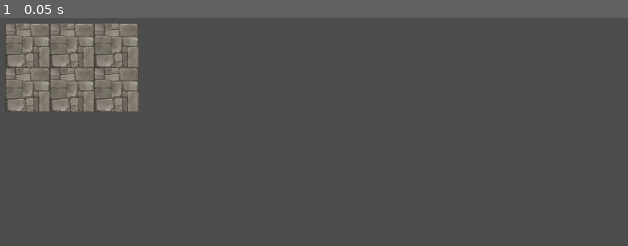
Above: before the commit, frame 1.
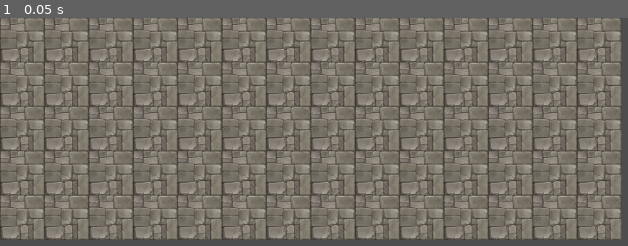
Above: after the commit, the same moment.

Repository: Sogrief/stairs
Game: Godot game, scene res://scenes/stairs/stair.tscn
The game is run twice, just before and just after one commit, with the same random seed, the same clock (stepped at 60 frames per second) and the same inputs. The project has no main scene, so this scene is started directly.
Inputs:
- Up to frame 1 (0.05 s): no input

The runs differ from the first frame. In frame 1, 78% of the frame differs, in the area x 0-99%, y 0-98%.

Commit message:
ajout des collisions au tileset

Diff:
--- a/scenes/stairs/stair.tscn
+++ b/scenes/stairs/stair.tscn
@@ -5,24 +5,59 @@
 [sub_resource type="TileSetAtlasSource" id="TileSetAtlasSource_7q0cc"]
 texture = ExtResource("1_fq07o")
 texture_region_size = Vector2i(64, 64)
+1:0/0 = 0
+1:0/0/physics_layer_0/linear_velocity = Vector2(0, 0)
+1:0/0/physics_layer_0/angular_velocity = 0.0
+2:0/0 = 0
+2:0/0/physics_layer_0/linear_velocity = Vector2(0, 0)
+2:0/0/physics_layer_0/angular_velocity = 0.0
+3:0/0 = 0
+3:0/0/physics_layer_0/linear_velocity = Vector2(0, 0)
+3:0/0/physics_layer_0/angular_velocity = 0.0
+0:1/0 = 0
+0:1/0/physics_layer_0/linear_velocity = Vector2(0, 0)
+0:1/0/physics_layer_0/angular_velocity = 0.0
+1:1/0 = 0
+1:1/0/physics_layer_0/linear_velocity = Vector2(0, 0)
+1:1/0/physics_layer_0/angular_velocity = 0.0
+2:1/0 = 0
+2:1/0/physics_layer_0/linear_velocity = Vector2(0, 0)
+2:1/0/physics_layer_0/angular_velocity = 0.0
+3:1/0 = 0
+3:1/0/physics_layer_0/linear_velocity = Vector2(0, 0)
+3:1/0/physics_layer_0/angular_velocity = 0.0
+0:2/0 = 0
+0:2/0/physics_layer_0/linear_velocity = Vector2(0, 0)
+0:2/0/physics_layer_0/angular_velocity = 0.0
+1:2/0 = 0
+1:2/0/physics_layer_0/linear_velocity = Vector2(0, 0)
+1:2/0/physics_layer_0/angular_velocity = 0.0
+2:2/0 = 0
+2:2/0/physics_layer_0/linear_velocity = Vector2(0, 0)
+2:2/0/physics_layer_0/angular_velocity = 0.0
+3:2/0 = 0
+3:2/0/physics_layer_0/linear_velocity = Vector2(0, 0)
+3:2/0/physics_layer_0/angular_velocity = 0.0
+0:3/0 = 0
+0:3/0/physics_layer_0/linear_velocity = Vector2(0, 0)
+0:3/0/physics_layer_0/angular_velocity = 0.0
+1:3/0 = 0
+1:3/0/physics_layer_0/linear_velocity = Vector2(0, 0)
+1:3/0/physics_layer_0/angular_velocity = 0.0
+2:3/0 = 0
+2:3/0/physics_layer_0/linear_velocity = Vector2(0, 0)
+2:3/0/physics_layer_0/angular_velocity = 0.0
+3:3/0 = 0
+3:3/0/physics_layer_0/linear_velocity = Vector2(0, 0)
+3:3/0/physics_layer_0/angular_velocity = 0.0
 0:0/0 = 0
-1:0/0 = 0
-2:0/0 = 0
-3:0/0 = 0
-0:1/0 = 0
-1:1/0 = 0
-2:1/0 = 0
-3:1/0 = 0
-0:2/0 = 0
-1:2/0 = 0
-2:2/0 = 0
-3:2/0 = 0
-0:3/0 = 0
-1:3/0 = 0
-2:3/0 = 0
-3:3/0 = 0
+0:0/0/physics_layer_0/linear_velocity = Vector2(0, 0)
+0:0/0/physics_layer_0/angular_velocity = 0.0
+0:0/0/physics_layer_0/polygon_0/points = PackedVector2Array(-32, -32, 32, -32, 32, 32, -32, 32)
 
 [sub_resource type="TileSet" id="TileSet_3do0n"]
+tile_size = Vector2i(64, 64)
+physics_layer_0/collision_layer = 1
 sources/1 = SubResource("TileSetAtlasSource_7q0cc")
 
 [node name="Stairs" type="Node2D"]
@@ -30,4 +65,4 @@
 [node name="TileMap" type="TileMap" parent="."]
 tile_set = SubResource("TileSet_3do0n")
 format = 2
-layer_0/tile_data = PackedInt32Array(131074, 1, 0, 131078, 1, 0, 131082, 1, 0, 393218, 1, 0, 393222, 1, 0, 393226, 1, 0)
+layer_0/tile_data = PackedInt32Array(0, 1, 0, 65536, 1, 0, 131072, 1, 0, 196608, 1, 0, 262144, 1, 0, 1, 1, 0, 65537, 1, 0, 131073, 1, 0, 196609, 1, 0, 262145, 1, 0, 2, 1, 0, 65538, 1, 0, 131074, 1, 0, 196610, 1, 0, 262146, 1, 0, 3, 1, 0, 65539, 1, 0, 131075, 1, 0, 196611, 1, 0, 262147, 1, 0, 4, 1, 0, 65540, 1, 0, 131076, 1, 0, 196612, 1, 0, 262148, 1, 0, 5, 1, 0, 65541, 1, 0, 131077, 1, 0, 196613, 1, 0, 262149, 1, 0, 6, 1, 0, 65542, 1, 0, 131078, 1, 0, 196614, 1, 0, 262150, 1, 0, 7, 1, 0, 65543, 1, 0, 131079, 1, 0, 196615, 1, 0, 262151, 1, 0, 8, 1, 0, 65544, 1, 0, 131080, 1, 0, 196616, 1, 0, 262152, 1, 0, 9, 1, 0, 65545, 1, 0, 131081, 1, 0, 196617, 1, 0, 262153, 1, 0, 10, 1, 0, 65546, 1, 0, 131082, 1, 0, 196618, 1, 0, 262154, 1, 0, 11, 1, 0, 65547, 1, 0, 131083, 1, 0, 196619, 1, 0, 262155, 1, 0, 12, 1, 0, 65548, 1, 0, 131084, 1, 0, 196620, 1, 0, 262156, 1, 0, 13, 1, 0, 65549, 1, 0, 131085, 1, 0, 196621, 1, 0, 262157, 1, 0)
